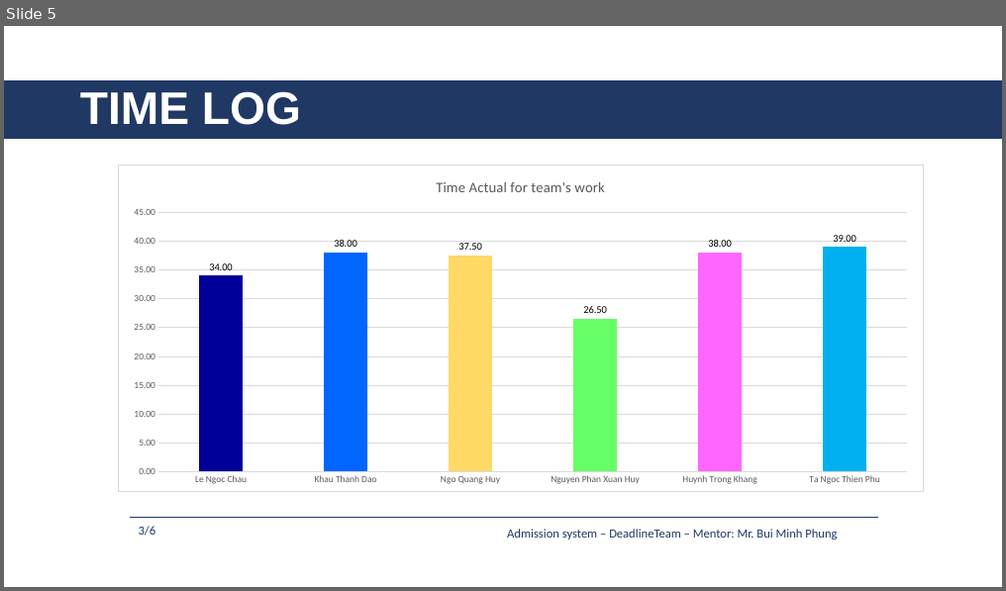
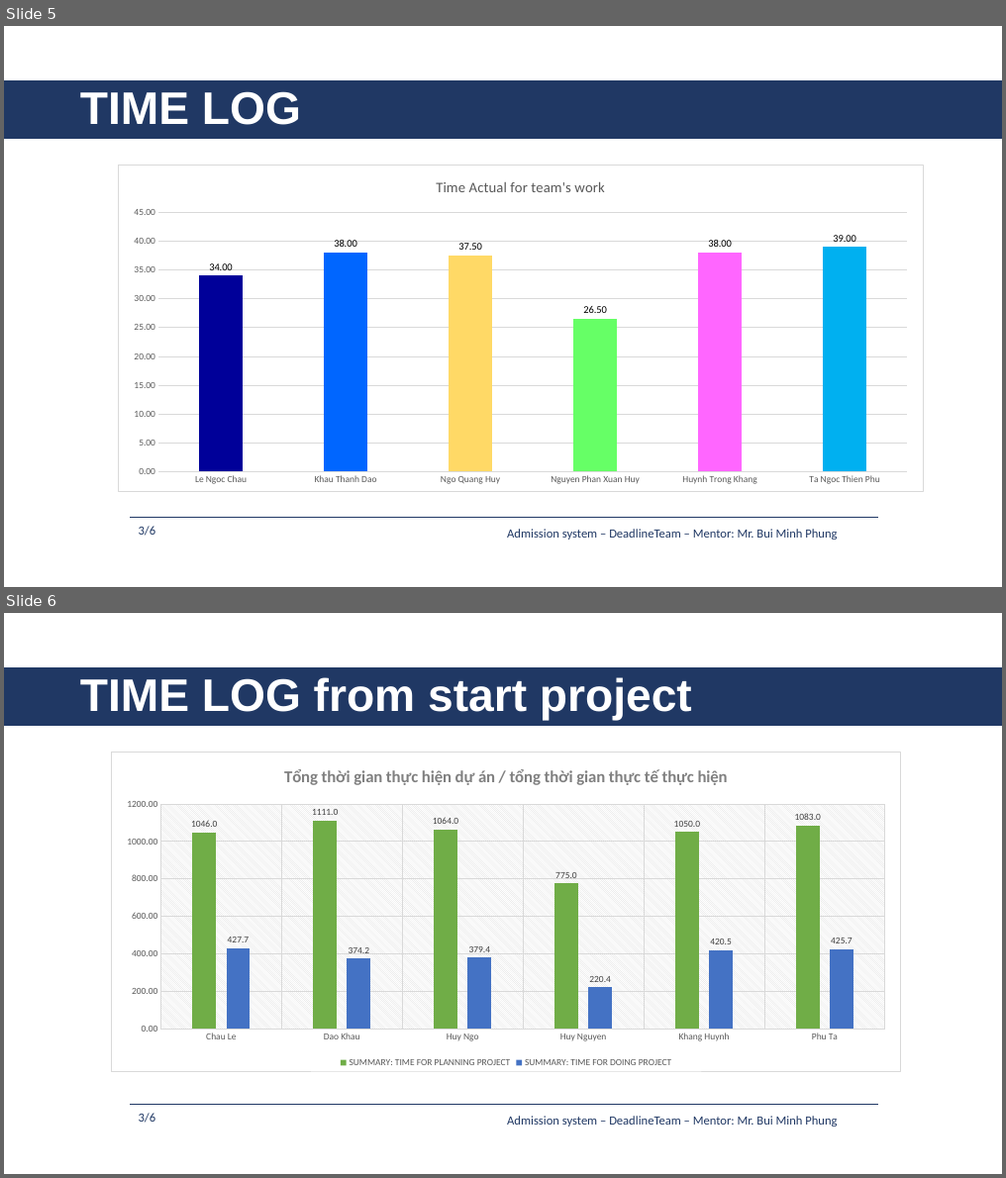
Before and after one commit to daotk/cap-deadline, a slide deck: 9. Presentation/AS_DeadlineTeam_Week18.pptx. Shown one above the other, each under a label of ours: slide 5 before the commit, slides 5 and 6 after it. The pictures are 1006x591 and 1006x1178 pixels, drawn with LibreOffice and Linux fonts; fonts in the diff are those of the drawing. Boxes give left, top, right and bottom in pixels: in the first picture for what was removed or moved away, otherwise in the second. Text is boxed around its words. In the diff, an @@ line names an element or a change of style, - is before the commit and + after.

```diff
--- a/9. Presentation/AS_DeadlineTeam_Week18.pptx
+++ b/9. Presentation/AS_DeadlineTeam_Week18.pptx
@@ slide 6 added at <box>4,613,1002,1174</box>, background #FFFFFF @@
@@ rectangle added at <box>4,667,1002,725</box>, fill #203864, outline #203864 1 pt @@
@@ title added at <box>80,677,692,721</box>, 44 pt, text #FFFFFF, bold @@
+TIME LOG from start project
@@ column chart added at <box>111,752,902,1072</box> @@
+title "Tổng thời gian thực hiện dự án / tổng thời gian thực tế thực hiện "
+categories: Chau Le, Dao Khau, Huy Ngo, Huy Nguyen, Khang Huynh, Phu Ta
+SUMMARY: TIME FOR PLANNING PROJECT: 1046, 1111, 1064, 775, 1050, 1083
+SUMMARY: TIME FOR DOING PROJECT: 427.6, 374.2, 379.4, 220.4, 420.4, 425.7
@@ line added from (130, 1104) to (878, 1104), #203864 0.5 pt @@
@@ text added at <box>139,1113,156,1123</box>, 12 pt, text #203864 @@
+3/6
@@ text added at <box>507,1116,837,1127</box>, 12 pt, text #203864 @@
+Admission system – DeadlineTeam – Mentor: Mr. Bui Minh Phung
```
